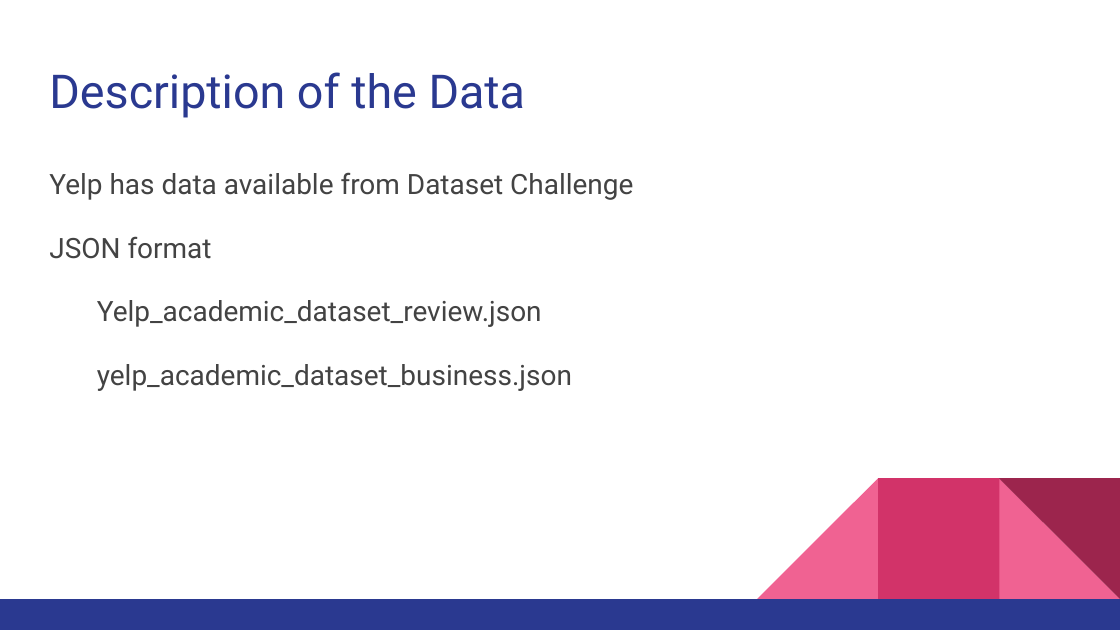
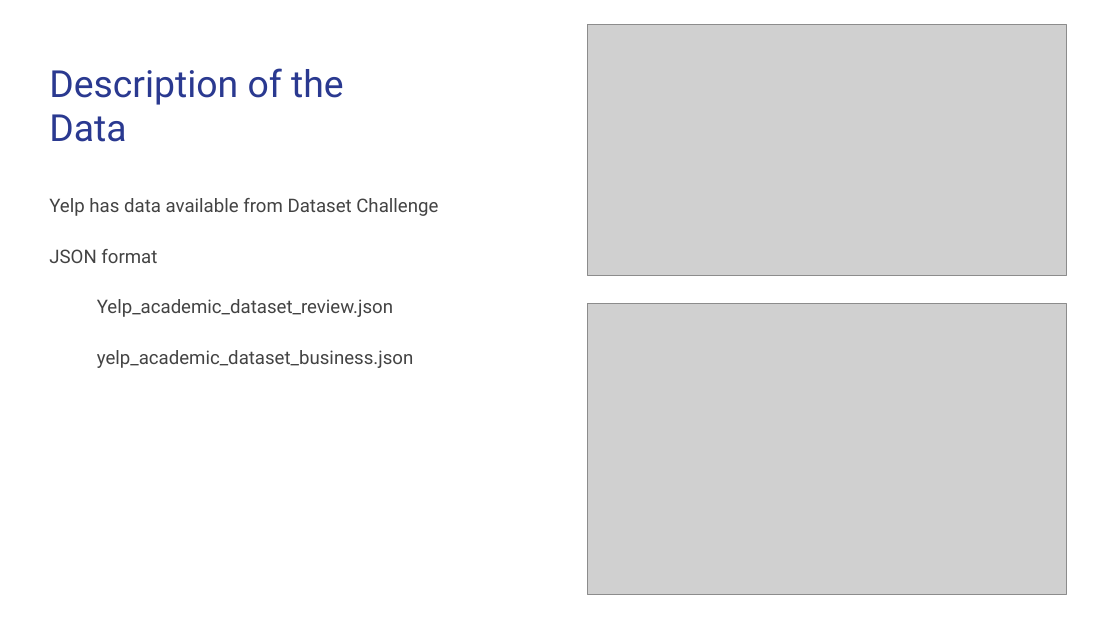
Before and after one commit to andrew-chuang/cs122-win-17-group, a slide deck: slide 5 of Yelp Restaurant Suggestion Queue.pptx. Drawn at 1120x630 pixels with LibreOffice and Linux fonts; fonts in the diff are those of the drawing; grey boxes stand for pictures. Boxes give left, top, right and bottom in pixels: in the first picture for what was removed or moved away, otherwise in the second. Text is boxed around its words. In the diff, an @@ line names an element or a change of style, - is before the commit and + after.

```diff
--- a/Yelp Restaurant Suggestion Queue.pptx
+++ b/Yelp Restaurant Suggestion Queue.pptx
@@ picture added at (x1=588, y1=25, x2=1066, y2=276) @@
@@ title "Description of the Data" at (x1=49, y1=68, x2=344, y2=142): size 30 to 24 pt; vertical alignment top to bottom @@
@@ text "Yelp has data available from ..." moved from (x1=49, y1=172, x2=633, y2=391) to (x1=49, y1=198, x2=438, y2=368) @@
@@ text "Yelp has data available from ..." at (x1=49, y1=198, x2=438, y2=368): size 18 to 12 pt @@
@@ picture added at (x1=588, y1=304, x2=1066, y2=595) @@
@@ group removed at (x1=0, y1=478, x2=1120, y2=630): 3 right triangles, 2 rectangles @@
```
Also in this commit, not shown: 2 other slides changed.
